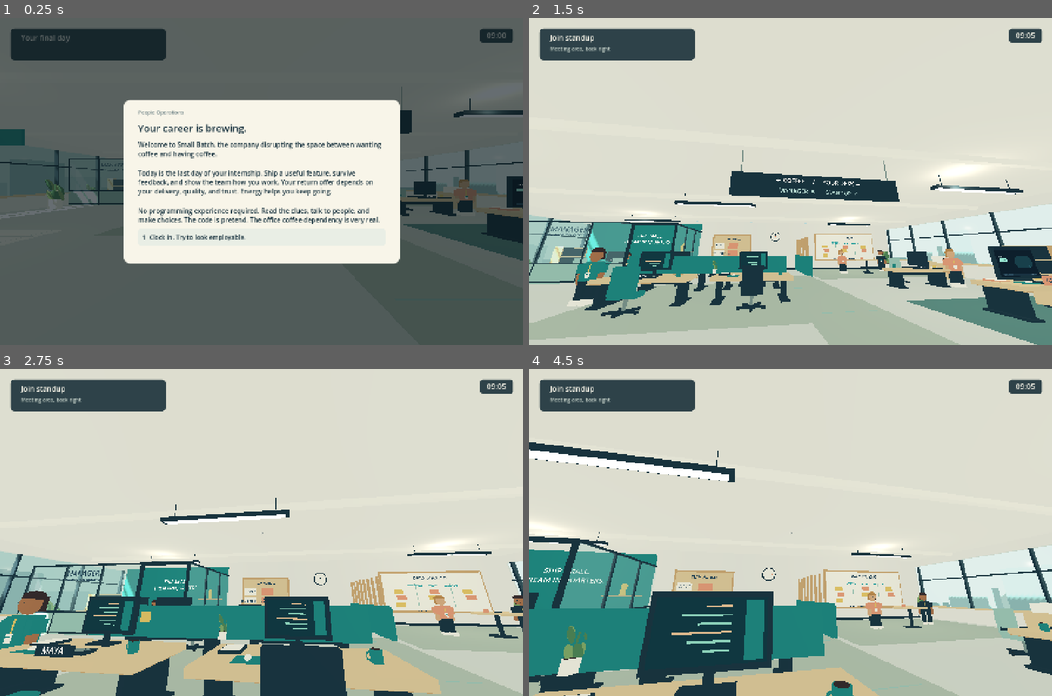
Above: before the commit, frames 1-4 (two rows, left to right).
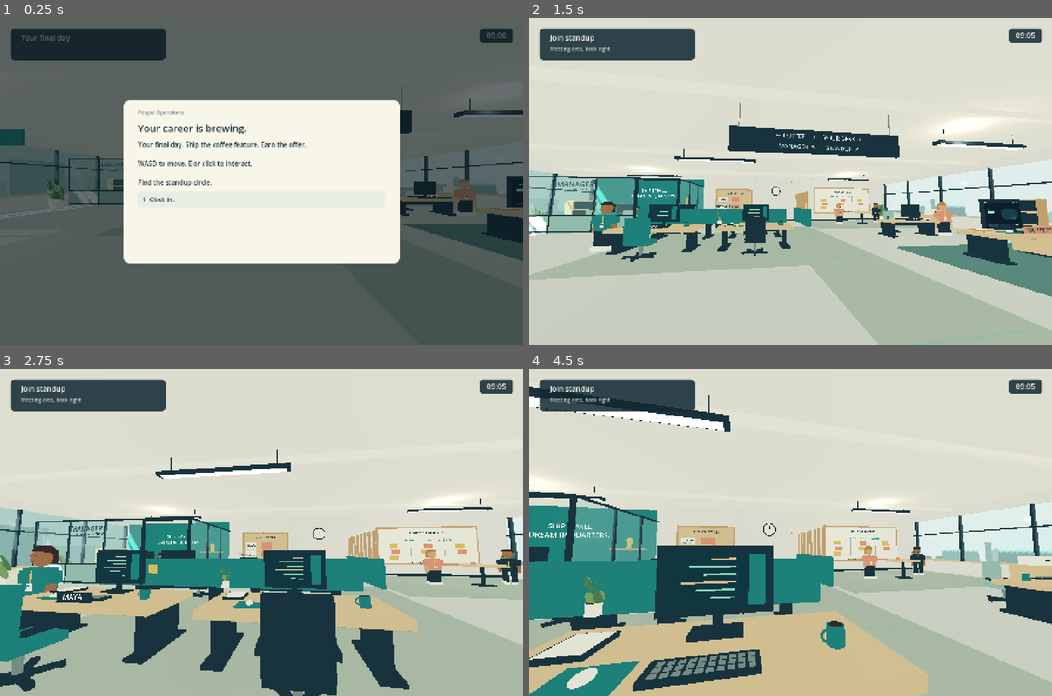
Above: after the commit, the same moments.

Repository: ryanchan339/merge-conflict
Game: Godot game, scene res://scenes/main.tscn
The game is run twice, just before and just after one commit, with the same random seed, the same clock (stepped at 60 frames per second) and the same inputs.
Inputs (mouse positions are in pixels of both pictures, inside the frame that each line leads up to):
- Up to frame 1 (0.25 s): no input
- Up to frame 2 (1.5 s): click "1 Clock in. Try to look emplo…" (after the commit: "1 Clock in.") at 0.5 s; tap Enter at 1.25 s; move the mouse to (816, 181) at 1.27 s; hold Up from 1.28 s (still down); tap 1 at 1.35 s; click (816, 181) at 1.42 s
- Up to frame 3 (2.75 s): keep holding Up; tap Space at 1.52, 2.27 s; move the mouse to (235, 532) at 2.02 s; tap 9 at 2.1 s
- Up to frame 4 (4.5 s): keep holding Up; move the mouse to (800, 525) at 2.77 s; tap Enter at 2.85 s; move the mouse to (785, 539) at 3.52 s; tap Keypad Enter at 3.6 s; click (785, 539) at 3.67 s; tap Space at 3.77 s; move the mouse to (827, 535) at 4.27 s; tap E at 4.35 s

The runs differ from the first frame. In frame 1, 3.5% of the frame differs, in the area x 26-73%, y 37-69%; in frame 2, 46%, in the area x 0-100%, y 26-100%; in frame 3, 40%; in frame 4, 46%.

Commit message:
Shorten dialogue, choices, and feedback for a lighter game flow

Diff:
--- a/content/story.gd
+++ b/content/story.gd
@@ -9,116 +9,116 @@
 			"eyebrow": "SMALL BATCH / FINAL INTERNSHIP DAY",
 			"title": "Your career is brewing.",
 			"speaker": "People Operations · automated enthusiasm",
-			"body": "Welcome to Small Batch, the company disrupting the space between wanting coffee and having coffee.\n\nToday is the last day of your internship. Ship a useful feature, survive feedback, and show the team how you work. Your return offer depends on your [b]delivery, quality, and trust[/b]. Energy helps you keep going.\n\n[b]No programming experience required.[/b] Read the clues, talk to people, and make choices. The code is pretend. The office coffee dependency is very real.",
+			"body": "Your final day. Ship the coffee feature. Earn the offer.\n\nWASD to move. E or click to interact.\n\nFind the standup circle.",
 			"choices": [
-				_choice("Clock in. Try to look employable.", "Your first stop is the standup circle.", {}, "Your badge works. An encouraging start.", "")
+				_choice("Clock in.", "", {}, "Your badge works, an encouraging start.", "")
 			]
 		},
 		"standup": {
 			"eyebrow": "09:00 / DAILY STANDUP",
 			"title": "Yesterday, today, mild panic.",
 			"speaker": "Jordan · engineering manager",
-			"body": "“Quick updates, everyone. Fifteen minutes.”\n\nThe meeting room display estimates 47 minutes.\n\nYour task is a new [b]remember my coffee order[/b] button. The ticket says: “Make it intuitive. Like the internet, but friendlier.” You don't know whether it should also place an order.\n\nJordan turns to you. “How's it looking?”",
+			"body": "Jordan: “How is the coffee favorites feature?”\n\nThe ticket says “make it intuitive.” You still don’t know whether Save should also buy coffee.",
 			"choices": [
-				_choice("I'm blocked on what 'remember' means. I'll clarify it with Maya.", "Name the uncertainty and offer a specific next step.", {"delivery": 6, "quality": 3, "trust": 10, "honest": true}, "Jordan: “Good catch. Ten minutes of clarity beats a week of confident confusion.”", ""),
-				_choice("All on track! Almost basically essentially done.", "Buy a little time. Your team will plan around this promise.", {"delivery": 3, "trust": -12, "energy": -4, "optimistic": true}, "Jordan marks the task green. The confidence has become a commitment.", ""),
-				_choice("The ticket is confusing. Somebody should really fix that.", "Flag the problem without proposing a way forward.", {"trust": -5, "energy": -2}, "Jordan: “That somebody can be us. Please talk with Maya before building.”", "")
+				_choice("I’m blocked; I’ll clarify the ticket with Maya.", "", {"delivery": 6, "quality": 3, "trust": 10, "honest": true}, "Jordan appreciates a clear problem and a plan.", ""),
+				_choice("All on track! Almost basically essentially done.", "", {"delivery": 3, "trust": -12, "energy": -4, "optimistic": true}, "Jordan marks it green, making your confidence a commitment.", ""),
+				_choice("The ticket is confusing; somebody should fix it.", "", {"trust": -5, "energy": -2}, "Jordan suggests that somebody could be you.", "")
 			]
 		},
 		"mentor": {
 			"eyebrow": "MAYA'S DESK / REQUIREMENTS",
-			"title": "Ask a human-shaped search engine.",
+			"title": "Ask a human.",
 			"speaker": "Maya · senior engineer",
-			"body": "Maya removes one headphone. This is the office equivalent of a drawbridge lowering.\n\n“Remember my coffee order? Sure. What's your question?”\n\nHer desk has a sticky note: [b]SAVE ≠ BUY.[/b] Under it: “Guests can browse. Only signed-in people can save favorites.”\n\nYou can get the missing context, but how you ask matters.",
+			"body": "Maya removes one headphone.\n\n[b]Save remembers a favorite; it never buys coffee.[/b] Only signed-in people can save. Guests must see a sign-in message.\n\nHow do you ask for help?",
 			"choices": [
-				_choice("I think Save should only remember a favorite. What about guests?", "Share your understanding and ask about the unclear case.", {"delivery": 4, "quality": 10, "trust": 7, "clarified": true}, "Maya: “Exactly. No payment on Save. Guests see a sign-in message. Here's a sketch.”", ""),
-				_choice("Could you explain the entire coffee system from the beginning?", "You'll get the answer, along with the history of seven migrations.", {"quality": 6, "energy": -8, "clarified": true}, "Twenty minutes later, you know the requirements and why nobody mentions Espresso v2.", ""),
-				_choice("Just tell me what to paste. I'm on a deadline.", "Fast handoff; very little shared understanding.", {"delivery": 5, "quality": -5, "trust": -10, "clarified": false}, "Maya hands you a sketch: Save remembers; it never buys. Guests must sign in. The drawbridge rises.", "")
+				_choice("Save remembers, never buys; what about guests?", "", {"delivery": 4, "quality": 10, "trust": 7, "clarified": true}, "Maya confirms that guests sign in and Save never charges.", ""),
+				_choice("Explain the whole system from the beginning?", "", {"quality": 6, "energy": -8, "clarified": true}, "You get the answer and seven migrations of backstory.", ""),
+				_choice("Just tell me what to paste; I’m busy.", "", {"delivery": 5, "quality": -5, "trust": -10, "clarified": false}, "Maya shares the rules with one eyebrow raised.", "")
 			]
 		},
 		"feature": {
 			"eyebrow": "YOUR DESK / FEATURE WORK",
-			"title": "Prompt engineering. Actual engineering pending.",
+			"title": "Prompt. Hope. Verify.",
 			"speaker": "BatchGPT · confidently available",
-			"body": "Your AI assistant is ready. Its avatar is a mug wearing a smaller mug.\n\n[b]The brief:[/b] Save a signed-in person's favorite coffee. Saving must [b]never place an order or charge money[/b]. A guest should see “Sign in to save.”\n\nChoose the instruction you give the AI. You won't need to write any code; you do need to tell it what success means.",
+			"body": "Tell BatchGPT what to build.\n\n[b]Save favorites, never place orders or charge money.[/b] Guests should see “Sign in to save.”\n\nIts avatar is a mug wearing a smaller mug.",
 			"choices": [
-				_choice("Build a Save button. Make it good. You know the vibe.", "A short prompt leaves the important rules up to guesswork.", {"delivery": 10, "quality": -14, "trust": -3, "energy": -3, "vague_prompt": true}, "BatchGPT makes a shiny button that sometimes buys coffee. It calls this “proactive delight.”", ""),
-				_choice("Save favorites only. No purchases. Handle guests. Check both cases.", "Give the AI the goal, boundaries, and examples it must satisfy.", {"delivery": 14, "quality": 15, "trust": 5, "energy": -6, "clear_prompt": true}, "BatchGPT produces a small, understandable change and a checklist. You review both before proceeding.", ""),
-				_choice("Build favorites, a social feed, loyalty coins, and a coffee metaverse.", "A bigger feature has more places to break and takes longer to review.", {"delivery": -8, "quality": -8, "energy": -14, "overbuilt": true}, "BatchGPT creates 34 screens. None is the requested sign-in message. One sells a virtual lid.", "")
+				_choice("Build Save; make it good, you know the vibe.", "", {"delivery": 10, "quality": -14, "trust": -3, "energy": -3, "vague_prompt": true}, "BatchGPT adds accidental purchases and calls them proactive delight.", ""),
+				_choice("Save only; no buying; handle guests; check both.", "", {"delivery": 14, "quality": 15, "trust": 5, "energy": -6, "clear_prompt": true}, "The AI makes a small change with a useful checklist.", ""),
+				_choice("Add favorites, coins, a feed, and a coffee metaverse.", "", {"delivery": -8, "quality": -8, "energy": -14, "overbuilt": true}, "Thirty-four screens later, one sells a virtual lid.", "")
 			]
 		},
 		"review": {
 			"eyebrow": "YOUR DESK / CODE REVIEW",
-			"title": "Looks good. What happens if…",
+			"title": "Looks good. What if…",
 			"speaker": "Maya · reviewing your change",
-			"body": "Maya leaves a comment: “Before shipping, can we verify the awkward cases?”\n\nThe simulator shows your plain-language checklist:\n[b]1.[/b] A signed-in person presses Save: remember the drink, take no payment.\n[b]2.[/b] A guest presses Save: ask them to sign in.\n[b]3.[/b] Someone taps Save twice: still one favorite, still no payment.\n\nThe release button is enormous. The checklist button is a normal, emotionally unassertive size.",
+			"body": "Maya: “Check the awkward cases.”\n\n[b]Signed in:[/b] Save remembers, never charges.\n[b]Guest:[/b] Ask them to sign in.\n[b]Double tap:[/b] One favorite, no payment.\n\nThe Ship button looks temptingly large.",
 			"choices": [
-				_choice("Check all three cases and repair anything that fails.", "Spend time now to catch mistakes before customers find them.", {"delivery": 6, "quality": 15, "trust": 8, "energy": -8, "tested": true}, "You catch a double-tap mistake. Maya approves: “Boring behavior. Excellent work.”", ""),
-				_choice("Ship now. The happy path looked happy enough.", "Finish sooner while leaving guests and repeated taps unchecked.", {"delivery": 13, "quality": -16, "trust": -9, "tested": false}, "The feature ships. Maya adds a follow-up ticket. The follow-up ticket adds friends.", ""),
-				_choice("Ask the AI whether its own work is correct. Accept its answer.", "The same assistant can repeat the same assumptions.", {"delivery": 8, "quality": -10, "trust": -6, "energy": -2, "tested": false}, "BatchGPT awards itself five stars. Maya requests a second opinion from someone without a mug avatar.", "")
+				_choice("Check all three cases and fix failures.", "", {"delivery": 6, "quality": 15, "trust": 8, "energy": -8, "tested": true}, "You catch a double-tap bug and earn Maya’s approval.", ""),
+				_choice("Ship now; the happy path looked happy.", "", {"delivery": 13, "quality": -16, "trust": -9, "tested": false}, "The feature ships with a fresh collection of follow-up tickets.", ""),
+				_choice("Ask the AI to approve its own work.", "", {"delivery": 8, "quality": -10, "trust": -6, "energy": -2, "tested": false}, "BatchGPT awards itself five stars; Maya requests evidence.", "")
 			]
 		},
 		"intern": {
 			"eyebrow": "SAM'S DESK / TEAMWORK",
-			"title": "A second intern has entered the chat.",
+			"title": "Two interns. One deadline.",
 			"speaker": "Sam · fellow intern",
-			"body": "Sam waves you over. “My demo says every coffee costs minus three dollars. The customers love it. Finance has concerns.”\n\nThey've found the likely cause: a discount is being applied twice. They want a second pair of eyes before changing it.\n\nYour own demo still needs preparation. You can help, set a boundary, or perform the traditional corporate disappearance.",
+			"body": "Sam: “My discount runs twice. Coffee costs minus three dollars.”\n\nFinance has concerns. Sam needs a second pair of eyes, but your own demo needs work.",
 			"choices": [
-				_choice("Let's take ten minutes and compare one normal order with the discount.", "Offer focused help while protecting most of your afternoon.", {"delivery": -4, "quality": 4, "trust": 10, "energy": -6, "helped": true}, "Together you spot the repeated discount. Sam: “You have saved both my demo and the concept of money.”", ""),
-				_choice("I need to finish my demo. Ask Maya now; I'll check in afterward.", "Be clear about your deadline and suggest a useful next step.", {"delivery": 8, "trust": 2, "helped": false}, "Sam understands and heads to Maya. You get uninterrupted preparation time.", ""),
-				_choice("Can't help. Have you considered asking the AI to be less wrong?", "Protect your time at the expense of a teammate's trust.", {"delivery": 5, "trust": -12, "helped": false}, "Sam laughs once, then realizes you are already walking away.", "")
+				_choice("Spend ten minutes checking the discount together.", "", {"delivery": -4, "quality": 4, "trust": 10, "energy": -6, "helped": true}, "You save Sam’s demo and the concept of money.", ""),
+				_choice("My demo comes first; ask Maya, then I’ll check in.", "", {"delivery": 8, "trust": 2, "helped": false}, "Sam understands the boundary and asks Maya for help.", ""),
+				_choice("Can’t help; ask the AI to be less wrong.", "", {"delivery": 5, "trust": -12, "helped": false}, "Sam’s smile leaves before you do.", "")
 			]
 		},
 		"manager": {
 			"eyebrow": "JORDAN'S OFFICE / 1:1",
-			"title": "Let's circle back to the coffee alarm.",
+			"title": "About the escaped beans…",
 			"speaker": "Jordan · engineering manager",
-			"body": "Jordan closes a spreadsheet labeled “People, Hopefully Not Numbers.”\n\n“Before we discuss the demo: someone sent the whole company a test notification saying [b]THE BEANS HAVE ESCAPED[/b]. Know anything about it?”\n\nYou do. You clicked the company channel instead of your private test channel. Nobody lost money, but three executives are asking whether the beans are a security concern.\n\nYour finger hovers over a prewritten apology.",
+			"body": "Jordan: “Who sent everyone [b]THE BEANS HAVE ESCAPED[/b]?”\n\nYou did: wrong notification channel. Three executives are checking the doors.\n\nOwn it, or attempt a quiet cleanup?",
 			"choices": [
-				_choice("That was me. I'll correct the message and use a private test channel.", "Own the mistake, explain the impact, and propose a practical fix.", {"delivery": 4, "quality": 5, "trust": 12, "disclosed": true}, "Jordan: “Thanks for telling me. Please reassure everyone that the beans remain contained.”", "manager_scope"),
-				_choice("I might be able to quietly delete it before anyone notices.", "Try to repair the mistake without giving the team the full picture.", {"delivery": 2, "trust": -14, "energy": -5, "disclosed": false}, "Jordan gently rotates the monitor. The notification is already in the company newsletter.", "manager_scope"),
-				_choice("Probably the AI. Technology is mysterious.", "Deflect responsibility for a button you personally clicked.", {"trust": -20, "quality": -4, "disclosed": false}, "Jordan: “The assistant can draft a notification. You're still responsible for where you send it.”", "manager_scope")
+				_choice("My mistake; I’ll correct it and use a test channel.", "", {"delivery": 4, "quality": 5, "trust": 12, "disclosed": true}, "Jordan thanks you for confirming that the beans remain contained.", "manager_scope"),
+				_choice("I’ll delete it quietly before anyone notices.", "", {"delivery": 2, "trust": -14, "energy": -5, "disclosed": false}, "The notification is already in the company newsletter.", "manager_scope"),
+				_choice("Probably the AI; technology is mysterious.", "", {"trust": -20, "quality": -4, "disclosed": false}, "Jordan reminds you that you clicked Send.", "manager_scope")
 			]
 		},
 		"manager_scope": {
 			"eyebrow": "JORDAN'S OFFICE / PICK YOUR SCOPE",
-			"title": "One more tiny thing. Famous last words.",
+			"title": "One tiny extra feature.",
 			"speaker": "Jordan · keeping the demo alive",
-			"body": "“For your final demo, I need a reliable Save button and a clear explanation of your decisions.”\n\nThen Jordan's phone lights up. An executive suggests a [b]predictive coffee mood engine[/b] that chooses drinks from a person's calendar.\n\nThere is time to polish the essential feature, or attempt something impressive with approximately zero room for surprises.",
+			"body": "Jordan needs a reliable Save button.\n\nAn executive also wants a coffee mood engine that reads calendars. You have time for one: polish the essentials, or gamble on a flashy demo.",
 			"choices": [
-				_choice("Finish the reliable feature. Put the mood engine in a future-work slide.", "Deliver the agreed goal and communicate a sensible boundary.", {"delivery": 12, "quality": 6, "trust": 6, "essential_scope": true}, "Jordan: “An actual working thing. The most disruptive technology of all.”", ""),
-				_choice("Build the mood engine. Executives love a surprise.", "Chase a memorable demo while risking the work you promised.", {"delivery": -6, "quality": -5, "trust": -3, "energy": -12, "essential_scope": false}, "The prototype recommends six espressos for any meeting containing “alignment.” Several people feel seen.", "")
+				_choice("Finish Save; put the mood engine on a future slide.", "", {"delivery": 12, "quality": 6, "trust": 6, "essential_scope": true}, "Jordan celebrates the disruptive technology of finishing something.", ""),
+				_choice("Build the mood engine; executives love surprises.", "", {"delivery": -6, "quality": -5, "trust": -3, "energy": -12, "essential_scope": false}, "It recommends six espressos for any meeting containing “alignment.”", "")
 			]
 		},
 		"kitchen": {
 			"eyebrow": "KITCHENETTE / ENERGY CHECK",
 			"title": "Hydrate your human infrastructure.",
 			"speaker": "Sam · near the emergency biscuits",
-			"body": "The coffee machine displays “Updating firmware: 4%.” A handwritten sign says it's been 4% since Tuesday.\n\nYou've reached the afternoon energy dip. The demo is close enough to taste, which is more than anyone can say about the coffee.\n\nDo you take a proper break, keep working into the evening, or try to replace rest with a beverage called [b]Runtime Exception[/b]?",
+			"body": "The coffee machine is updating: 4%. It has been stuck since Tuesday.\n\nTake a break, work late, or replace rest with an energy drink called [b]Runtime Exception[/b]?",
 			"choices": [
-				_choice("Water, a snack, and a real break. Then wrap up on time.", "Recover energy so your next decision has a functioning person behind it.", {"energy": 18, "quality": 3, "rested": true}, "You discover that the office contains windows. Your brain returns from its unpaid break.", ""),
-				_choice("Skip the break and stay late to polish the demo.", "Gain some delivery progress at the cost of energy.", {"delivery": 8, "energy": -18, "rested": false}, "You add three transitions to your slides. Your own transition from sitting to standing becomes slower.", ""),
-				_choice("Drink the Runtime Exception. Stack trace my bloodstream.", "A temporary boost with no real recovery.", {"delivery": 3, "energy": -6, "rested": false}, "The can says “serving size: one regret.” You can now hear the office Wi-Fi.", "")
+				_choice("Water, snack, real break; wrap up on time.", "", {"energy": 18, "quality": 3, "rested": true}, "Your brain returns from its unpaid break.", ""),
+				_choice("Skip the break and stay late polishing.", "", {"delivery": 8, "energy": -18, "rested": false}, "Your slides gain polish while your shoulders lose mobility.", ""),
+				_choice("Drink Runtime Exception; rest is a feature request.", "", {"delivery": 3, "energy": -6, "rested": false}, "The can’s serving size is one regret.", "")
 			]
 		},
 		"incident": {
 			"eyebrow": "SEV-1 / COFFEE CHECKOUT",
-			"title": "Stop the double espresso charges.",
+			"title": "Double espresso. Double charge.",
 			"speaker": "Maya · incident lead",
-			"body": "The pager screams. A [b]separate checkout release[/b] is charging some customers twice. Your Save feature isn't the cause, but you're here to help.\n\n[b]Clues from the incident channel:[/b]\n• The coffee purchase succeeds, but the confirmation message sometimes gets lost.\n• The new checkout automatically retries when it doesn't see confirmation.\n• Each retry creates another paid order.\n• The previous checkout version worked.\n\nMaya: “Pick the safest immediate action. We can investigate the clever fix once people stop buying accidental twins.”",
+			"body": "[b]New checkout release:[/b] A purchase succeeds, but its confirmation gets lost. Automatic retries create extra paid orders.\n\nThe old version worked. Your Save feature is unrelated.\n\nMaya: “Stop the duplicate charges.”",
 			"choices": [
-				_choice("Roll checkout back to the previous version, then verify one test purchase.", "Remove the new retry behavior and check that one order means one charge.", {"delivery": 12, "quality": 10, "trust": 12, "energy": -5, "incident_resolved": true}, "One test coffee. One charge. Maya coordinates customer refunds. The incident is contained; the postmortem gets biscuits.", ""),
-				_choice("Retry the failed confirmations harder. Maybe three times.", "The clues say each retry can create another paid order.", {"delivery": -12, "quality": -15, "trust": -16, "energy": -8, "incident_resolved": false}, "Customers receive triplets. Maya stops the retries and rolls back. Your next learning goal is written very clearly.", ""),
-				_choice("Shut down the whole app. No app, no double charges.", "Stop the symptom, but also stop every unaffected part of the service.", {"delivery": -5, "quality": -6, "trust": -7, "energy": -5, "incident_resolved": false}, "The billing issue pauses. So does everyone's afternoon. Maya restores the app with the previous checkout version.", "")
+				_choice("Restore old checkout; test one purchase.", "", {"delivery": 12, "quality": 10, "trust": 12, "energy": -5, "incident_resolved": true}, "One coffee now means one charge; Maya organizes refunds.", ""),
+				_choice("Retry the confirmations harder, maybe three times.", "", {"delivery": -12, "quality": -15, "trust": -16, "energy": -8, "incident_resolved": false}, "Customers receive triplets before Maya stops the retries.", ""),
+				_choice("Shut down the whole app.", "", {"delivery": -5, "quality": -6, "trust": -7, "energy": -5, "incident_resolved": false}, "The charges stop, along with everyone’s afternoon.", "")
 			]
 		},
 		"debrief": {
 			"eyebrow": "17:00 / FINAL EVALUATION",
-			"title": "Please take a seat. The chair has been tested.",
+			"title": "Take a tested seat.",
 			"speaker": "Jordan · your internship review",
-			"body": "The coffee alarm is quiet. Your final review is ready.\n\nJordan considers what you delivered, how carefully you worked, and whether the team could rely on your communication. The outcome reflects the choices you made across the day.\n\nSmall Batch thanks you for your service to the beans.",
+			"body": "Jordan has your evaluation.\n\nWhat shipped? What broke? Could the team trust you?\n\nTime to find out what your day earned.",
 			"choices": [
-				_choice("Open my evaluation.", "See what your work and decisions earned.", {}, "Your evaluation is ready.", "")
+				_choice("Open my evaluation.", "", {}, "Your evaluation is ready.", "")
 			]
 		}
 	}
@@ -137,27 +137,27 @@
 		return {
 			"title": "Badge access: discontinued.",
 			"subtitle": "INTERNSHIP ENDED EARLY",
-			"body": "Repeated risky decisions and missing communication cost the team's trust. Jordan ends the internship.\n\nYour next role starts with a valuable lesson: mistakes can be repaired, but teammates need an honest picture of what's happening. The beans wish you well.",
+			"body": "Repeated risky decisions cost the team’s trust, so Jordan ends the internship. Your next attempt starts with a useful lesson: explain mistakes early, then help repair them.",
 			"color": "#f08b87"
 		}
 	if delivery >= 65 and quality >= 65 and trust >= 65 and bool(flags.get("clarified", false)) and bool(flags.get("tested", false)):
 		return {
 			"title": "You exceeded the job description.",
 			"subtitle": "UPLEVELED RETURN OFFER",
-			"body": "You delivered useful work, clarified the problem, checked the awkward cases, and earned your team's confidence.\n\nJordan offers you a return role one level above the standard graduate position. Maya has already assigned you a desk plant. It has fewer dependencies than the coffee app.",
+			"body": "You clarified the problem, checked your work, and earned the team’s confidence. Jordan offers a role above the standard graduate level, complete with a desk plant that has fewer dependencies than the app.",
 			"color": "#e9c77b"
 		}
 	if delivery >= 45 and quality >= 40 and trust >= 40:
 		return {
 			"title": "See you after graduation.",
 			"subtitle": "RETURN OFFER",
-			"body": "You showed enough reliable delivery, care, and teamwork to earn a place at Small Batch. There is still plenty to learn, and the team wants to learn it with you.\n\nYour offer includes a salary, a mentor, and legally nonbinding promises that the coffee machine will eventually finish updating.",
+			"body": "Your delivery, care, and teamwork earned a place at Small Batch. Your offer includes a mentor and an optimistic promise that the coffee machine will finish updating.",
 			"color": "#88d4b0"
 		}
 	return {
-		"title": "A learning experience. The expensive kind.",
+		"title": "Experience, minus the offer.",
 		"subtitle": "NO RETURN OFFER",
-		"body": "You completed the internship, but the combination of delivery, quality, and team confidence wasn't strong enough for a return offer this time.\n\nJordan gives you concrete feedback: clarify the task, verify the result, and communicate early. You leave with experience, a reference for your next attempt, and a mug that says “Works on my coffee machine.”",
+		"body": "You finished the internship, but your results did not earn an offer this time. Jordan’s advice for your next attempt: clarify the task, check the result, and speak up early.",
 		"color": "#b1b6d5"
 	}
 
